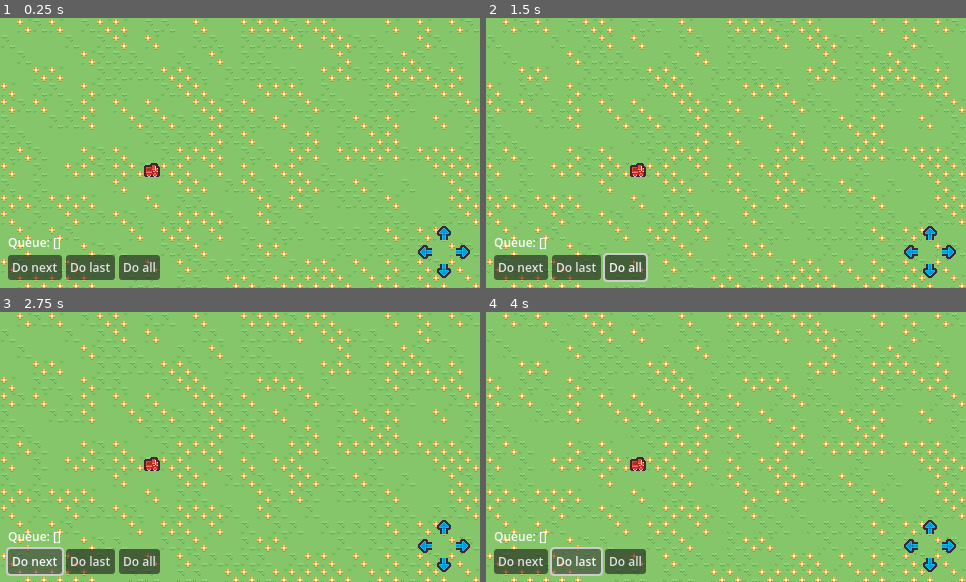
Above: before the commit, frames 1-4 (two rows, left to right).
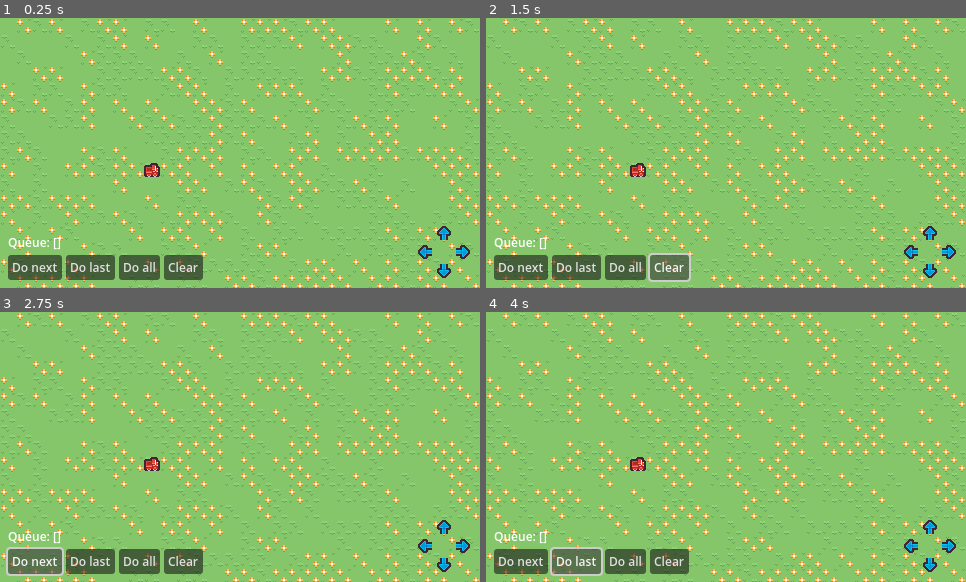
Above: after the commit, the same moments.

Repository: Koldwen/Design_Patterns_in_Godot
Game: Godot game, scene res://scene/main.tscn
The game is run twice, just before and just after one commit, with the same random seed, the same clock (stepped at 60 frames per second) and the same inputs.
Inputs (mouse positions are in pixels of both pictures, inside the frame that each line leads up to):
- Up to frame 1 (0.25 s): no input
- Up to frame 2 (1.5 s): click "Do all" at 0.5 s; click (668, 266) at 1.25 s, where only the run after the commit has a clickable "Clear"
- Up to frame 3 (2.75 s): click "Do next" at 2 s
- Up to frame 4 (4 s): click "Do next" at 2.75 s; click "Do last" at 3.5 s

The runs differ from the first frame. In frame 1, 0.7% of the frame differs, in the area x 34-43%, y 87-98%; in frame 2, 1.2%, in the area x 24-43%, y 87-98%; in frame 3, 0.7%; in frame 4, 0.7%.

Commit message:
feat: Command -  Added "Clear" button to Command Queue example

Diff:
--- a/Command/command_-_example_2_-_command_queue/node/player_command_buttons/player_command_buttons.gd
+++ b/Command/command_-_example_2_-_command_queue/node/player_command_buttons/player_command_buttons.gd
@@ -9,6 +9,7 @@
 signal do_next
 signal do_last
 signal do_all
+signal clear
 
 var command_queue: Array[String] = []
 @export var queue_label: Label
@@ -31,6 +32,11 @@
 	_update_queue_label()
 	do_all.emit()
 
+func _on_button_clear_pressed() -> void:
+	command_queue.clear()
+	_update_queue_label()
+	clear.emit()
+
 func _on_move_up() -> void:
 	command_queue.append("Up")
 	_update_queue_label()
--- a/Command/command_-_example_2_-_command_queue/node/player_command_buttons/player_command_buttons.tscn
+++ b/Command/command_-_example_2_-_command_queue/node/player_command_buttons/player_command_buttons.tscn
@@ -40,6 +40,14 @@
 theme_override_font_sizes/font_size = 12
 text = "Do all"
 
+[node name="ButtonClear" type="Button" parent="HBoxContainer"]
+layout_mode = 2
+size_flags_horizontal = 0
+size_flags_vertical = 0
+theme_override_font_sizes/font_size = 12
+text = "Clear"
+
 [connection signal="pressed" from="HBoxContainer/ButtonDoNext" to="." method="_on_button_do_next_pressed"]
 [connection signal="pressed" from="HBoxContainer/ButtonDoLast" to="." method="_on_button_do_last_pressed"]
 [connection signal="pressed" from="HBoxContainer/ButtonDoAll" to="." method="_on_button_do_all_pressed"]
+[connection signal="pressed" from="HBoxContainer/ButtonClear" to="." method="_on_button_clear_pressed"]
--- a/Command/command_-_example_2_-_command_queue/node/player_controller/player_controller.gd
+++ b/Command/command_-_example_2_-_command_queue/node/player_controller/player_controller.gd
@@ -13,6 +13,7 @@
 signal do_next
 signal do_last
 signal do_all
+signal clear
 
 func _on_move_up() -> void:
 	move_up.emit()
@@ -34,3 +35,6 @@
 
 func _on_do_all() -> void:
 	do_all.emit()
+
+func _on_clear() -> void:
+	clear.emit()
--- a/Command/command_-_example_2_-_command_queue/node/player_controller/player_controller.tscn
+++ b/Command/command_-_example_2_-_command_queue/node/player_controller/player_controller.tscn
@@ -42,6 +42,7 @@
 [connection signal="move_left" from="." to="PlayerCommandButtons" method="_on_move_left"]
 [connection signal="move_right" from="." to="PlayerCommandButtons" method="_on_move_right"]
 [connection signal="move_up" from="." to="PlayerCommandButtons" method="_on_move_up"]
+[connection signal="clear" from="PlayerCommandButtons" to="." method="_on_clear"]
 [connection signal="do_all" from="PlayerCommandButtons" to="." method="_on_do_all"]
 [connection signal="do_last" from="PlayerCommandButtons" to="." method="_on_do_last"]
 [connection signal="do_next" from="PlayerCommandButtons" to="." method="_on_do_next"]
--- a/Command/command_-_example_2_-_command_queue/node/unit/unit.gd
+++ b/Command/command_-_example_2_-_command_queue/node/unit/unit.gd
@@ -35,3 +35,6 @@
 
 func do_all() -> void:
 	command_queue.do_all()
+
+func clear() -> void:
+	command_queue.clear()
--- a/Command/command_-_example_2_-_command_queue/scene/main.tscn
+++ b/Command/command_-_example_2_-_command_queue/scene/main.tscn
@@ -222,6 +222,7 @@
 
 [node name="PlayerController" parent="HUD" instance=ExtResource("3_vkmuu")]
 
+[connection signal="clear" from="HUD/PlayerController" to="Unit" method="clear"]
 [connection signal="do_all" from="HUD/PlayerController" to="Unit" method="do_all"]
 [connection signal="do_last" from="HUD/PlayerController" to="Unit" method="do_last"]
 [connection signal="do_next" from="HUD/PlayerController" to="Unit" method="do_next"]
